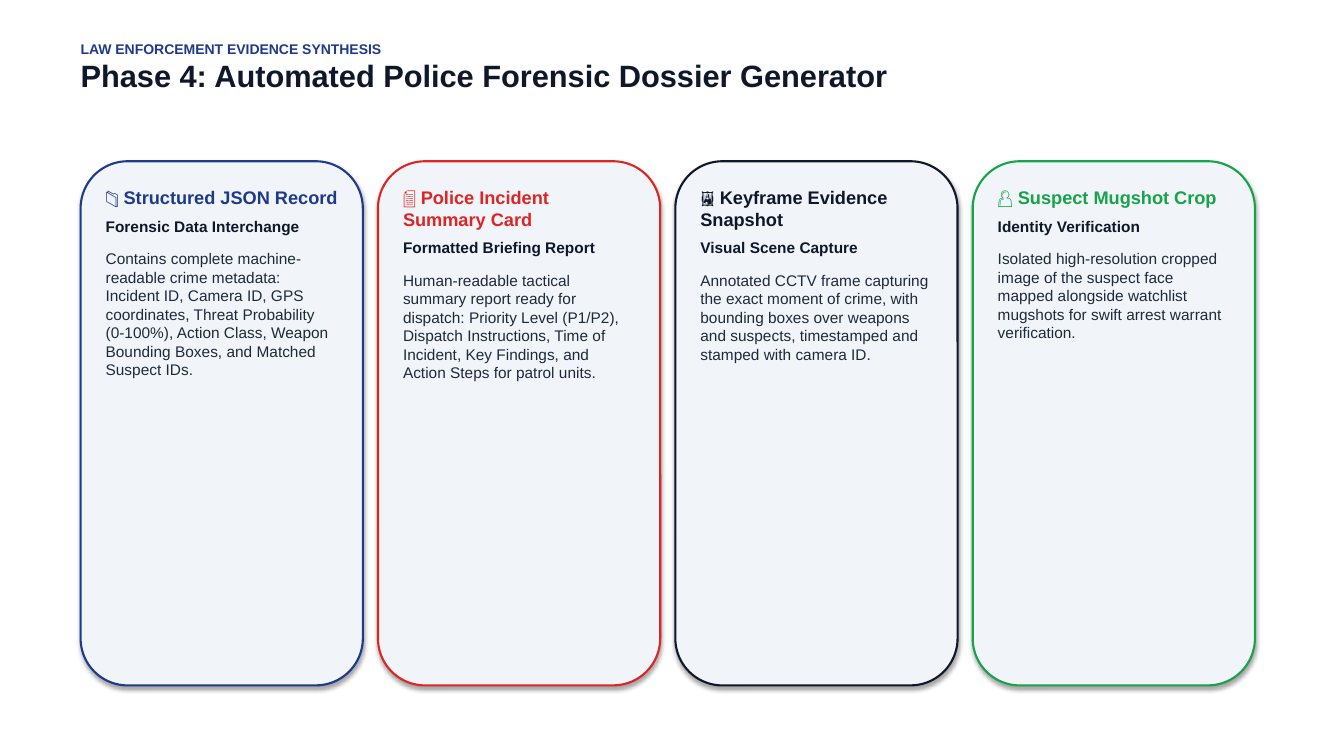
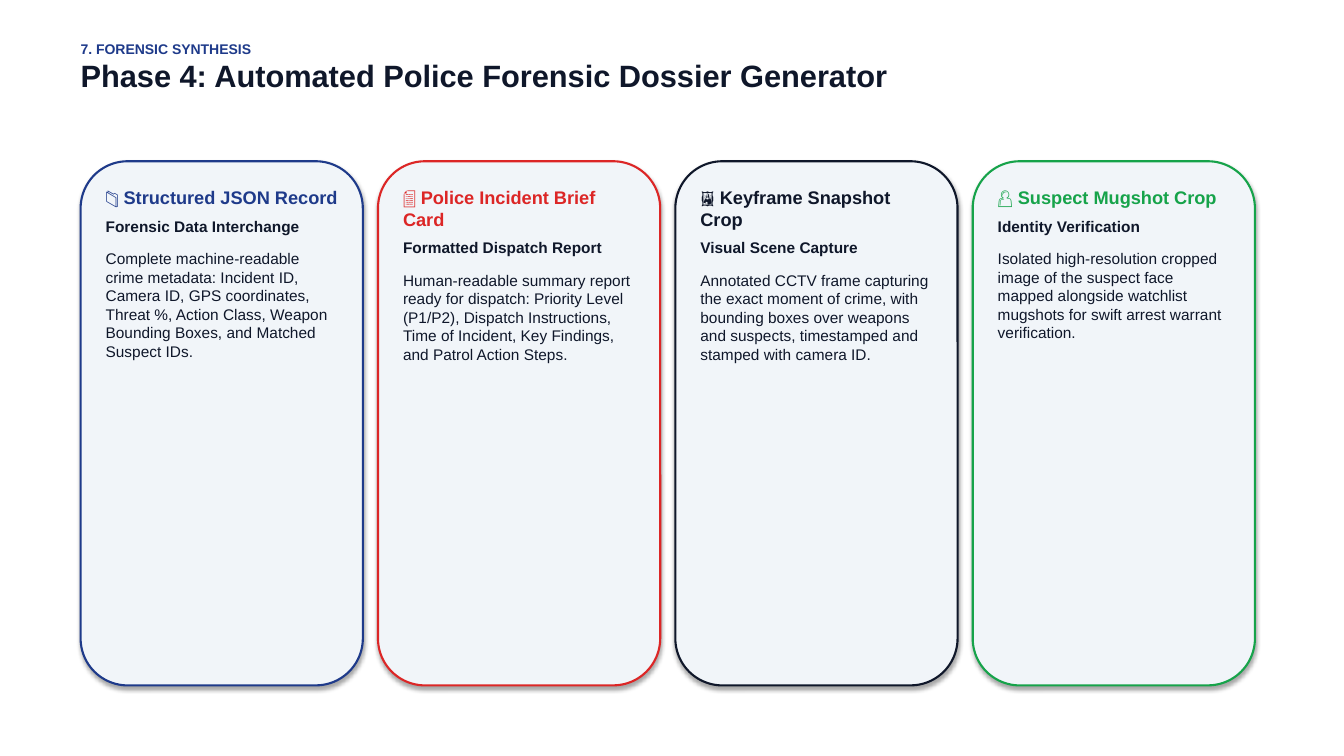
Before and after one commit to Visshu78/Realtime_Crime_detection, a slide deck: slide 11 of Crime_Detection_CCTV_Presentation.pptx (slide 8 before the commit). Drawn at 1344x756 pixels with LibreOffice and Linux fonts; fonts in the diff are those of the drawing. Boxes give left, top, right and bottom in pixels: in the first picture for what was removed or moved away, otherwise in the second. Text is boxed around its words. In the diff, an @@ line names an element or a change of style, - is before the commit and + after.

Commit message:
Update research presentation deck to comprehensive 14-slide faculty review format

```diff
--- a/Crime_Detection_CCTV_Presentation.pptx
+++ b/Crime_Detection_CCTV_Presentation.pptx
@@ text at [81, 44, 251, 54]: text changed @@
-LAW ENFORCEMENT EVIDENCE SYNTHESIS
+7. FORENSIC SYNTHESIS
@@ text at [403, 190, 630, 363]: text changed; text colour #1E293B to #0F172A @@
-📄 Police Incident Summary Card
-Formatted Briefing Report
-Human-readable tactical summary report ready for dispatch: Priority Level (P1/P2), Dispatch Instructions, Time of Incident, Key Findings, and Action Steps for patrol units.
+📄 Police Incident Brief Card
+Formatted Dispatch Report
+Human-readable summary report ready for dispatch: Priority Level (P1/P2), Dispatch Instructions, Time of Incident, Key Findings, and Patrol Action Steps.
@@ text at [700, 190, 891, 230]: text changed @@
-🖼️ Keyframe Evidence Snapshot
+🖼️ Keyframe Snapshot Crop
@@ text at [106, 253, 327, 360]: text changed; text colour #1E293B to #0F172A @@
-Contains complete machine-readable crime metadata: Incident ID, Camera ID, GPS coordinates, Threat Probability (0-100%), Action Class, Weapon Bounding Boxes, and Matched Suspect IDs.
+Complete machine-readable crime metadata: Incident ID, Camera ID, GPS coordinates, Threat %, Action Class, Weapon Bounding Boxes, and Matched Suspect IDs.
@@ text at [998, 253, 1221, 338]: text colour #1E293B to #0F172A in "Isolated high-resolution cropped image of the suspect ..." @@
@@ text at [700, 275, 928, 363]: text colour #1E293B to #0F172A in "Annotated CCTV frame capturing the exact moment ..." @@
```
Also in this commit, not shown: 10 other slides changed, 3 slides added, 1 slide removed, 1 other file.
